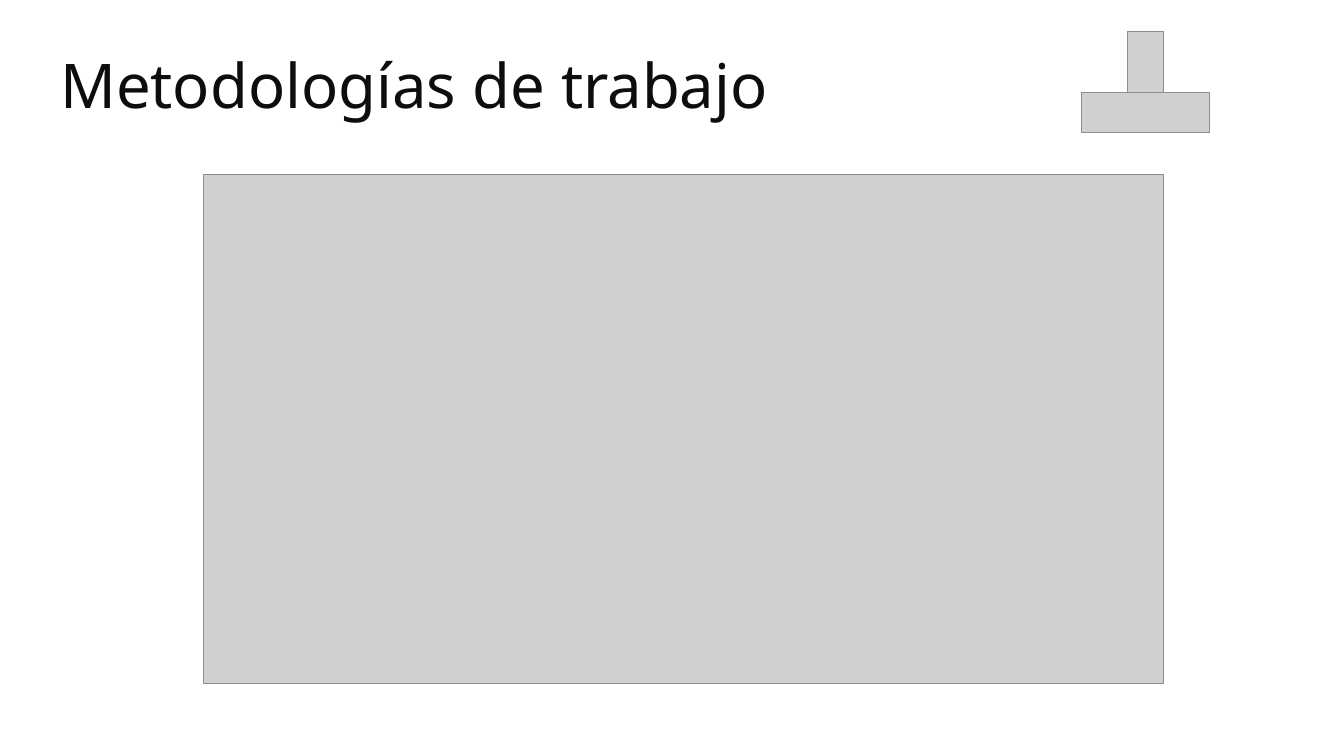
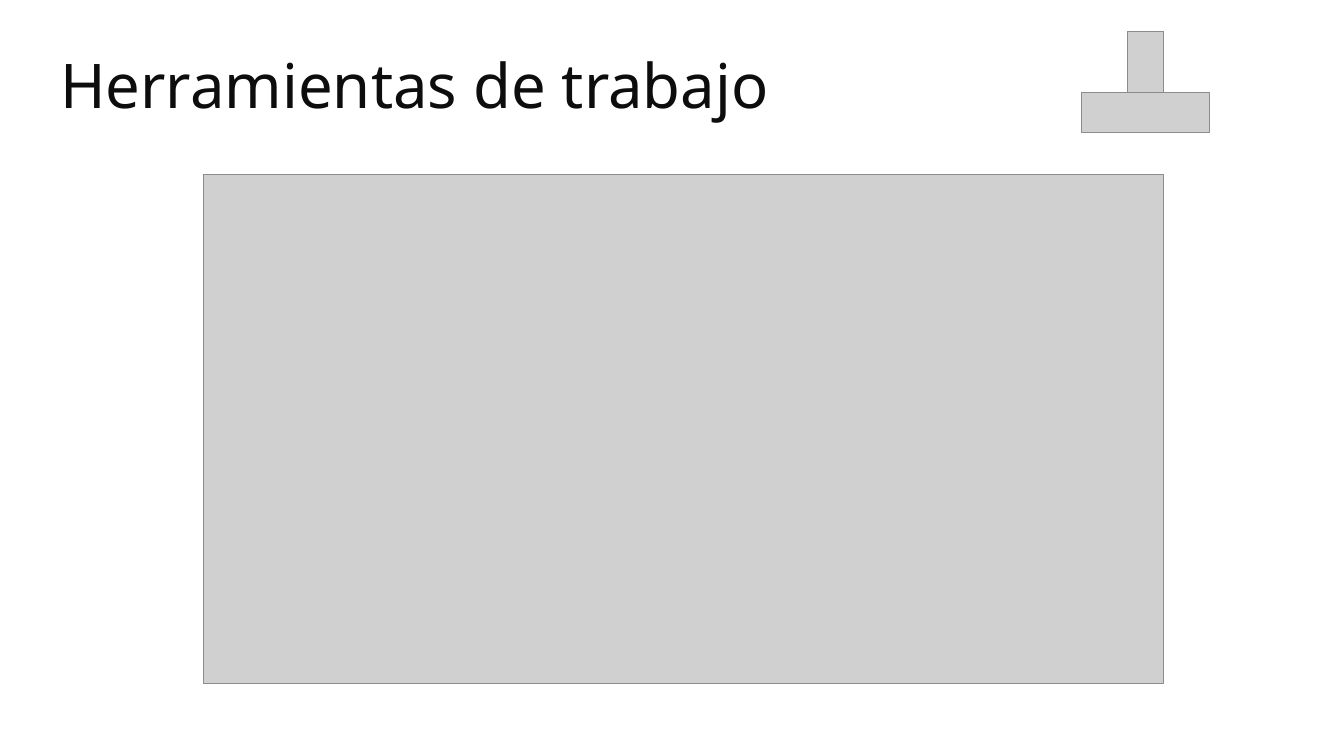
Before and after one commit to moises-ph/Nodens-documentacion, a slide deck: slide 8 of Presentaciones del proyecto/Presentación de Proyecto Pitch1.pptx (slide 7 before the commit). Drawn at 1344x756 pixels with LibreOffice and Linux fonts; fonts in the diff are those of the drawing; grey boxes stand for pictures; background and template pictures are left out. Boxes give left, top, right and bottom in pixels: in the first picture for what was removed or moved away, otherwise in the second. Text is boxed around its words. In the diff, an @@ line names an element or a change of style, - is before the commit and + after.

```diff
--- a/Presentaciones del proyecto/Presentación de Proyecto Pitch1.pptx
+++ b/Presentaciones del proyecto/Presentación de Proyecto Pitch1.pptx
@@ text at (x1=60, y1=61, x2=769, y2=123): text changed @@
-Metodologías de trabajo
+Herramientas de trabajo
```
Also in this commit, not shown: 1 other slide changed, 1 slide added.
